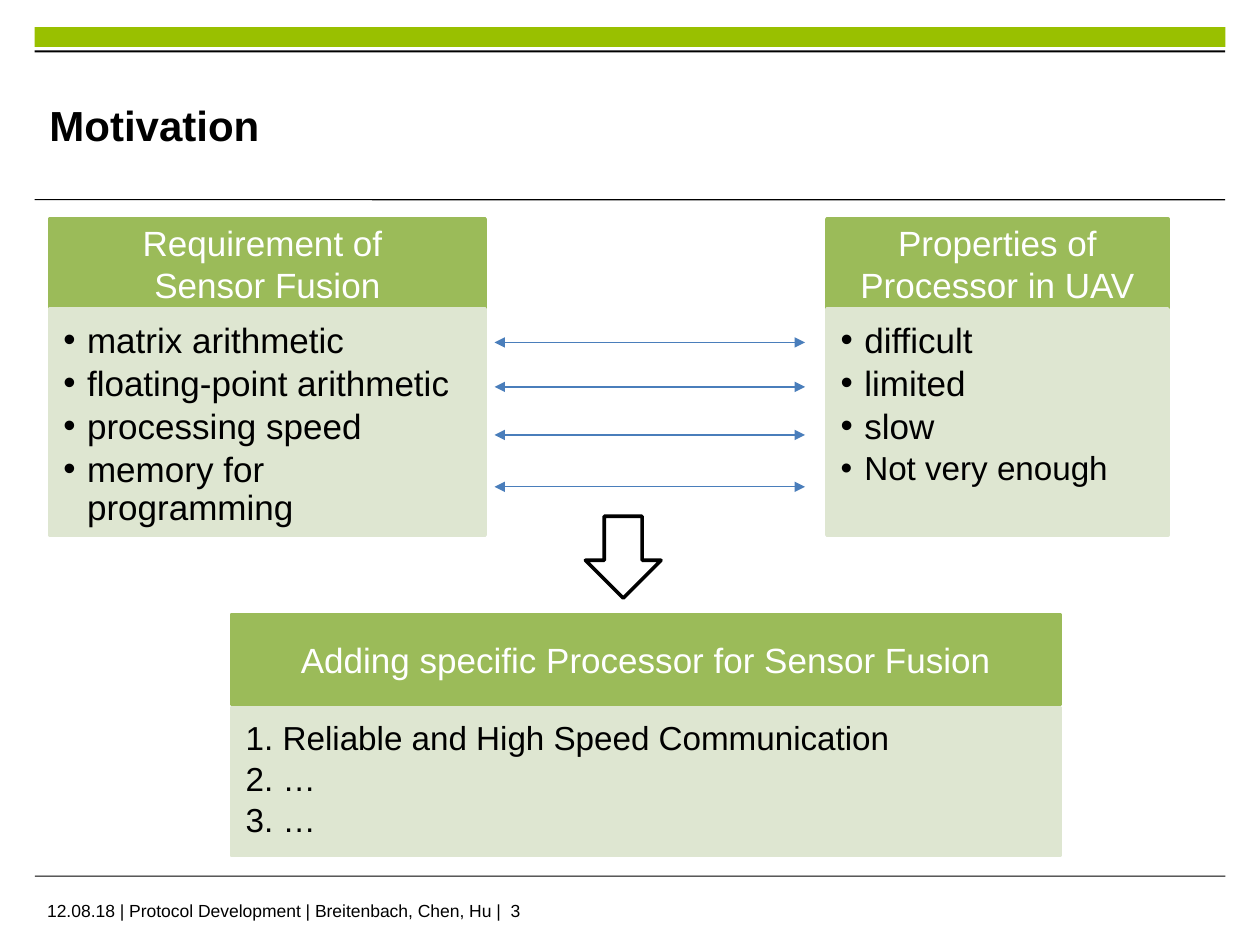
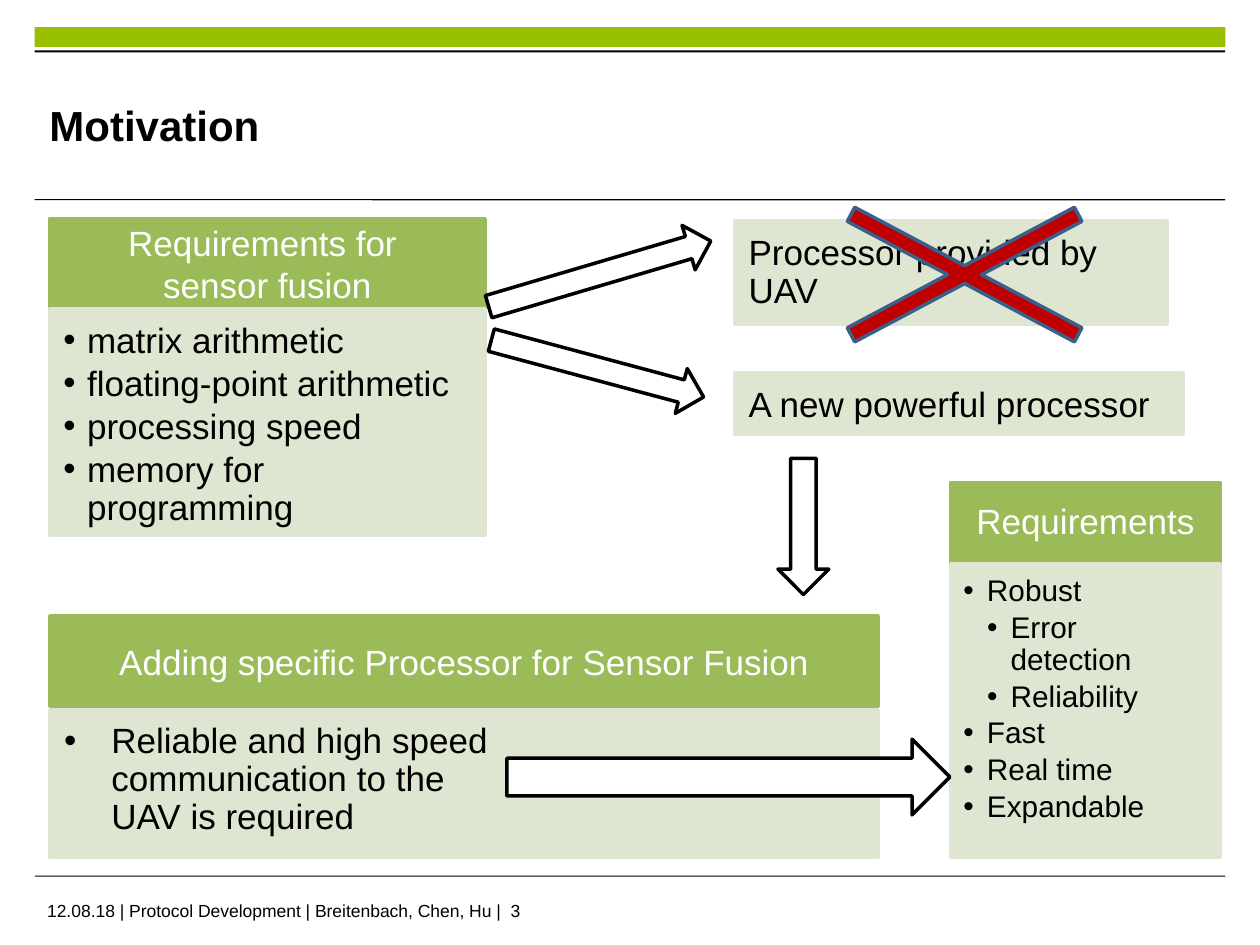
Before and after one commit to im-Kitsch/RMR_sensor_fusion, a slide deck: slide 3 of data/presentation/PS_presentation_FINAL.pptx. Drawn at 1260x945 pixels with LibreOffice and Linux fonts; fonts in the diff are those of the drawing; background and template pictures are left out. Boxes give left, top, right and bottom in pixels: in the first picture for what was removed or moved away, otherwise in the second. Text is boxed around its words. In the diff, an @@ line names an element or a change of style, - is before the commit and + after.

Commit message:
Spelling corrected

```diff
--- a/data/presentation/PS_presentation_FINAL.pptx
+++ b/data/presentation/PS_presentation_FINAL.pptx
@@ cross added at (x1=746, y1=159, x2=1183, y2=391), fill #C00000, outline #3A5F8C 2 pt @@
@@ text at (x1=128, y1=230, x2=397, y2=299): text changed @@
-Requirement of
-Sensor Fusion
+Requirements for
+sensor fusion
@@ down arrow added at (x1=483, y1=218, x2=718, y2=329), fill #FFFFFF, outline #000000 2 pt @@
@@ rectangle resized from (x1=827, y1=219, x2=1168, y2=310) to (x1=735, y1=220, x2=1167, y2=324) @@
@@ rectangle at (x1=735, y1=220, x2=1167, y2=324): fill #9BBB59 to #DEE7D1 at 90% opacity; outline #9BBB59 2 pt to #DEE7D1 2 pt @@
@@ text "Processor provided by UAV" at (x1=749, y1=237, x2=1097, y2=304): vertical alignment middle to top @@
@@ text at (x1=749, y1=237, x2=1097, y2=304): text changed; text colour #FFFFFF to #000000 @@
-Properties of Processor in UAV
+  Processor provided by UAV
@@ down arrow added at (x1=486, y1=317, x2=710, y2=419), fill #FFFFFF, outline #000000 2 pt @@
@@ text removed at (x1=864, y1=327, x2=1108, y2=487) @@
-  • difficult
-  • limited
-  • slow
-  • Not very enough
@@ double arrow removed from (494, 343) to (805, 343) @@
@@ double arrow removed from (494, 387) to (805, 387) @@
@@ rectangle resized from (x1=827, y1=309, x2=1168, y2=534) to (x1=735, y1=373, x2=1183, y2=433) @@
@@ text added at (x1=749, y1=391, x2=1150, y2=424), 20 pt, text #000000 @@
+  A new powerful processor
@@ double arrow removed from (494, 435) to (805, 435) @@
@@ down arrow resized from (x1=586, y1=517, x2=662, y2=598) to (x1=777, y1=459, x2=828, y2=595) @@
@@ double arrow removed from (494, 486) to (805, 486) @@
@@ freeform shape added at (x1=951, y1=483, x2=1221, y2=564), fill #9BBB59, outline #9BBB59 2 pt, 20 pt, text #FFFFFF @@
+Requirements
@@ freeform shape added at (x1=951, y1=563, x2=1221, y2=857), fill #DEE7D1 at 90% opacity, outline #DEE7D1 2 pt, 17 pt, text #000000 @@
+  • Robust
+    • Error detection
+    • Reliability
+  • Fast
+  • Real time
+  • Expandable
@@ 2 rectangles, 1 text moved together from (x1=232, y1=615, x2=1060, y2=857) to (x1=50, y1=616, x2=878, y2=858) @@
@@ text at (x1=111, y1=727, x2=487, y2=836): text changed; size 19 to 20 pt @@
-  1. Reliable and High Speed Communication
-  2. …
-  3. …
+  • Reliable and high speed
+    communication to the
+    UAV is required
@@ down arrow added at (x1=507, y1=739, x2=949, y2=815), fill #FFFFFF, outline #000000 2 pt @@
```
Also in this commit, not shown: 2 other slides changed.
